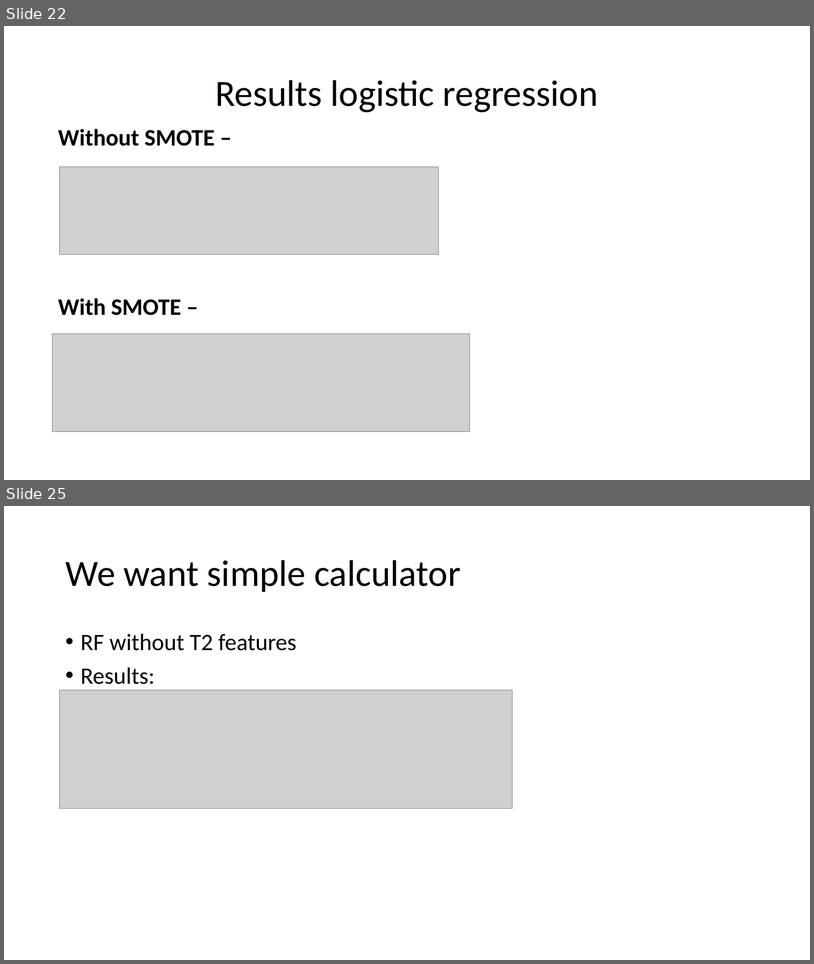
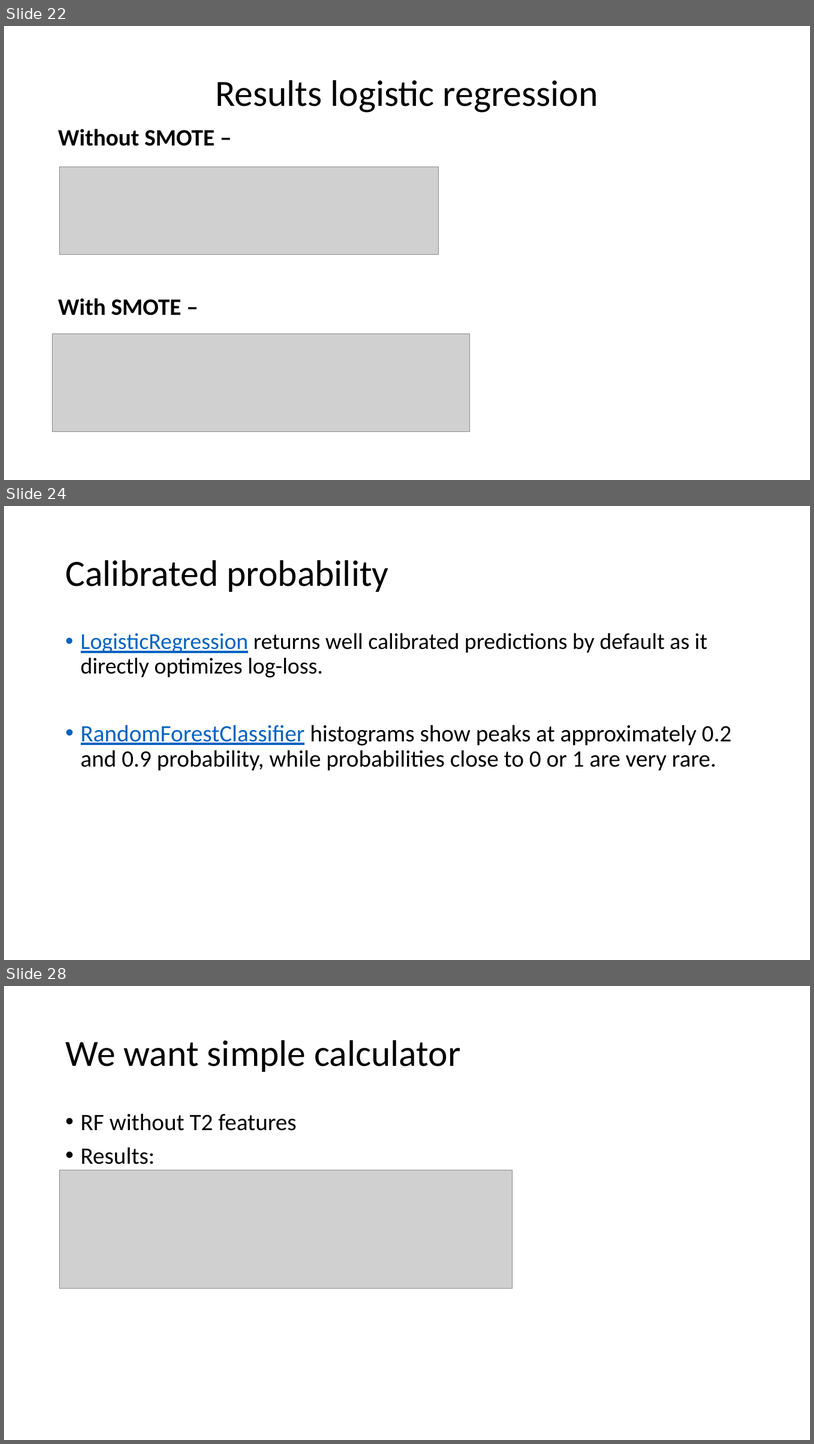
Before and after one commit to nogur9/PTSD, a slide deck: yaron/Social Anxiety classifier.pptx. Shown one above the other, each under a label of ours: slides 22 and 25 before the commit, slides 22, 24 and 28 after it; the slides between them are not shown. The pictures are 814x964 and 814x1444 pixels, drawn with LibreOffice and Linux fonts; fonts in the diff are those of the drawing; grey boxes stand for pictures. Boxes give left, top, right and bottom in pixels: in the first picture for what was removed or moved away, otherwise in the second. Text is boxed around its words. In the diff, an @@ line names an element or a change of style, - is before the commit and + after.

```diff
--- a/yaron/Social Anxiety classifier.pptx
+++ b/yaron/Social Anxiety classifier.pptx
@@ slide 24 added at (4,506,810,960), background #FFFFFF @@
@@ rectangle added at (4,506,810,518), fill #FFFFFF @@
@@ title added at (65,560,389,592), 44 pt, text #000000 @@
+Calibrated probability
@@ text added at (81,633,732,771), 28 pt, text #000000 @@
+• LogisticRegression returns well calibrated predictions by default as it directly optimizes log-loss.
+• RandomForestClassifier histograms show peaks at approximately 0.2 and 0.9 probability, while probabilities close to 0 or 1 are very rare.
@@ what was slide 25 is now slide 28 @@
```
Also in this commit, not shown: 11 slides changed, 4 other slides added, 2 slides removed, 6 other files.
